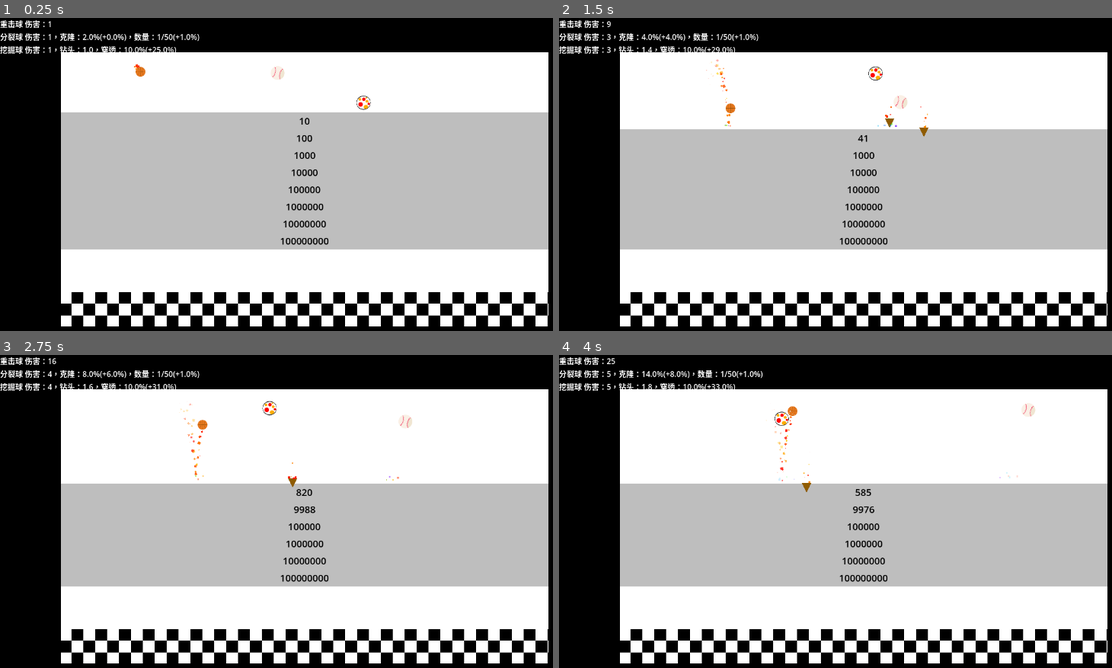
Above: before the commit, frames 1-4 (two rows, left to right).
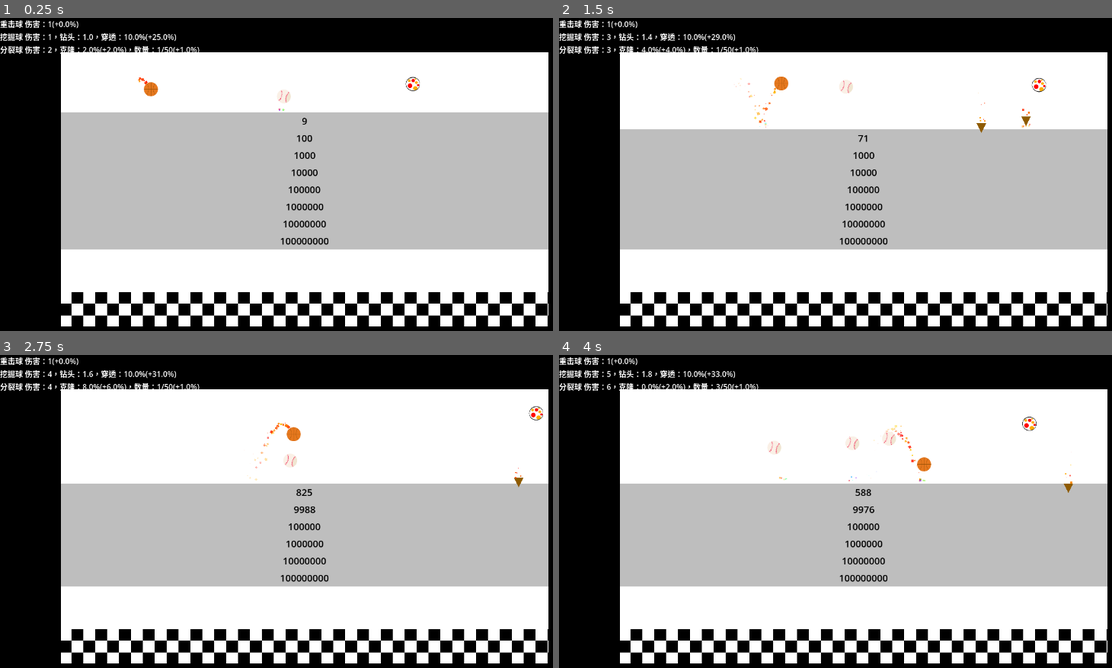
Above: after the commit, the same moments.

Repository: Rundll86/fallingballs
Game: Godot game, scene res://components/World.tscn
Two runs of this game, one before a commit and one after it. Both use one fixed random seed, a clock stepped at 60 frames per second and the inputs below. The engine's default icon, where the game draws it, is replaced by a stand-in: a white triangle on a blue panel in a dark square.
Inputs:
- Up to frame 1 (0.25 s): no input
- Up to frame 2 (1.5 s): no input
- Up to frame 3 (2.75 s): no input
- Up to frame 4 (4 s): no input

The runs differ from the first frame. In frame 1, 1.3% of the frame differs, in the area x 0-76%, y 0-35%; in frame 2, 1.6%; in frame 3, 1.5%; in frame 4, 1.7%, in the area x 0-93%, y 0-46%.

Commit message:
feat(游戏机制): 增强伤害球机制并优化物理效果
- 在DamageBall.gd中添加伤害增长率和攻击时增长率提升功能
- 重构BallBase.gd中的力应用逻辑，增加randomForce和jump方法
- 调整World.tscn场景布局和球体位置
- 为DamageBall.tscn添加物理材质并调整大小和纹理

Diff:
--- a/components/Scenes/Balls/DamageBall.tscn
+++ b/components/Scenes/Balls/DamageBall.tscn
@@ -1,9 +1,13 @@
-[gd_scene load_steps=15 format=3 uid="uid://cw6int17exqy3"]
+[gd_scene load_steps=16 format=3 uid="uid://cw6int17exqy3"]
 
 [ext_resource type="PackedScene" uid="uid://2ieitt62h5rm" path="res://components/Abstracts/BallBase.tscn" id="1_qxv3f"]
 [ext_resource type="Script" path="res://scripts/Contents/Balls/DamageBall.gd" id="2_cmuhp"]
 [ext_resource type="AudioStream" uid="uid://cxpsoj6ahbufc" path="res://resources/sounds/Clang.wav" id="3_bqs8m"]
 [ext_resource type="Texture2D" uid="uid://5nn4k6mqicy8" path="res://resources/balls/basketball.svg" id="4_hcfc0"]
+
+[sub_resource type="PhysicsMaterial" id="PhysicsMaterial_qlx2p"]
+friction = 0.0
+bounce = 0.95
 
 [sub_resource type="Curve" id="Curve_3sl8u"]
 _data = [Vector2(0, 1), 0.0, 0.0, 0, 0, Vector2(1, 0), 0.0, 0.0, 0, 0]
@@ -46,8 +50,10 @@
 alpha_curve = SubResource("CurveTexture_1u1ym")
 
 [sub_resource type="CircleShape2D" id="CircleShape2D_6emdt"]
+radius = 15.0
 
 [node name="Ball" instance=ExtResource("1_qxv3f")]
+physics_material_override = SubResource("PhysicsMaterial_qlx2p")
 script = ExtResource("2_cmuhp")
 displayName = "重击球"
 
@@ -64,6 +70,6 @@
 polygon = PackedVector2Array(15, 0, 14.7118, 2.92635, 13.8582, 5.74025, 12.472, 8.33355, 10.6066, 10.6066, 8.33355, 12. …(495 unchanged characters)…
 
 [node name="texture" parent="mask" index="0"]
-position = Vector2(-4.76837e-07, -4.76837e-07)
-scale = Vector2(0.454, 0.454)
+position = Vector2(-2.84217e-14, -2.84217e-14)
+scale = Vector2(0.657021, 0.657021)
 texture = ExtResource("4_hcfc0")
--- a/components/World.tscn
+++ b/components/World.tscn
@@ -8,46 +8,16 @@
 [node name="Playground" instance=ExtResource("1_afrxx")]
 
 [node name="hitbox" parent="." index="0"]
-polygon = PackedVector2Array(0, 0, 1317, 0, 1317, 594, 0, 594, 0, 0, 131.7, 59.4, 131.7, 534.6, 1185.3, 534.6, 1185.3, 59.4, 131.7, 59.4)
-
-[node name="background" parent="." index="1"]
-polygon = PackedVector2Array(0, 0, 1317, 0, 1317, 594, 0, 594)
+polygon = PackedVector2Array(0, 0, 1317, 0, 1317, 630, 0, 630, 0, 0, 131.7, 63, 131.7, 567, 1185.3, 567, 1185.3, 63, 131.7, 63)
 
 [node name="texture" parent="." index="2"]
-polygon = PackedVector2Array(0, 0, 1317, 0, 1317, 594, 0, 594, 0, 0, 131.7, 59.4, 131.7, 534.6, 1185.3, 534.6, 1185.3, 59.4, 131.7, 59.4)
-
-[node name="Wall" parent="." index="3"]
-position = Vector2(658.5, 178.2)
-
-[node name="Wall2" parent="." index="4"]
-position = Vector2(658.5, 207.9)
-
-[node name="Wall3" parent="." index="5"]
-position = Vector2(658.5, 237.6)
-
-[node name="Wall4" parent="." index="6"]
-position = Vector2(658.5, 267.3)
-
-[node name="Wall5" parent="." index="7"]
-position = Vector2(658.5, 297)
-
-[node name="Wall6" parent="." index="8"]
-position = Vector2(658.5, 326.7)
-
-[node name="Wall7" parent="." index="9"]
-position = Vector2(658.5, 356.4)
-
-[node name="Wall8" parent="." index="10"]
-position = Vector2(658.5, 386.1)
-
-[node name="Winner" parent="." index="11"]
-position = Vector2(658.5, 504.9)
+polygon = PackedVector2Array(0, 0, 1317, 0, 1317, 630, 0, 630, 0, 0, 131.7, 63, 131.7, 567, 1185.3, 567, 1185.3, 63, 131.7, 63)
 
 [node name="Ball" parent="." index="13" instance=ExtResource("2_6qmjj")]
-position = Vector2(283, 103)
+position = Vector2(289, 128)
 
-[node name="Ball2" parent="." index="14" instance=ExtResource("2_cnqu2")]
-position = Vector2(558, 99)
+[node name="Ball2" parent="." index="14" instance=ExtResource("4_28m4g")]
+position = Vector2(841, 124)
 
-[node name="Ball3" parent="." index="15" instance=ExtResource("4_28m4g")]
-position = Vector2(782, 113)
+[node name="Ball3" parent="." index="15" instance=ExtResource("2_cnqu2")]
+position = Vector2(595, 145)
--- a/scripts/Contents/Balls/DamageBall.gd
+++ b/scripts/Contents/Balls/DamageBall.gd
@@ -1,4 +1,10 @@
 extends BallBase
 
+var increaseRate = 1.00
+
+func onAttack(_wall: WallBase):
+	increaseRate += 0.0001
 func getDamage():
-	return (bounceTime + 1) ** 2
+	return round(increaseRate ** bounceTime)
+func applyInfo():
+	return "伤害：%s(+%s)" % [intValue(getDamage()), percentValue(increaseRate - 1)]
--- a/scripts/Statemachines/BallBase.gd
+++ b/scripts/Statemachines/BallBase.gd
@@ -22,7 +22,7 @@
 				playSound("attack")
 				EffectBase.create("HitWall", position + Vector2(0, radius), 0, get_parent())
 	)
-	apply_central_force(Vector2(10000 * randf_range(-1, 1), 10000 * randf_range(-1, 1)))
+	randomForce()
 	spawn()
 func _process(_delta):
 	hitbox.shape.radius = radius
@@ -49,6 +49,10 @@
 	return "%.1f" % data
 func percentValue(data) -> String:
 	return "%.1f%%" % (data * 100)
+func randomForce(force: float = 10000):
+	apply_central_force(Vector2(force * randf_range(-1, 1), force * randf_range(-1, 1)))
+func jump(force: float = 10000):
+	apply_central_force(Vector2(0, -force))
 
 func spawn():
 	pass
